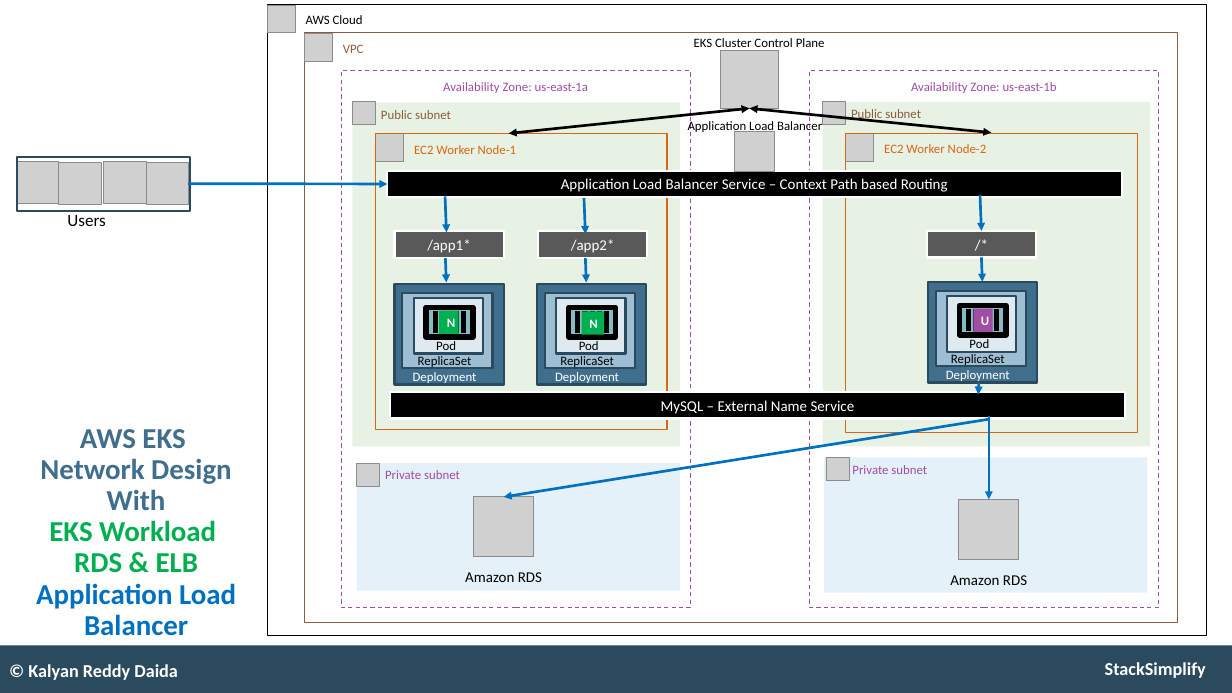
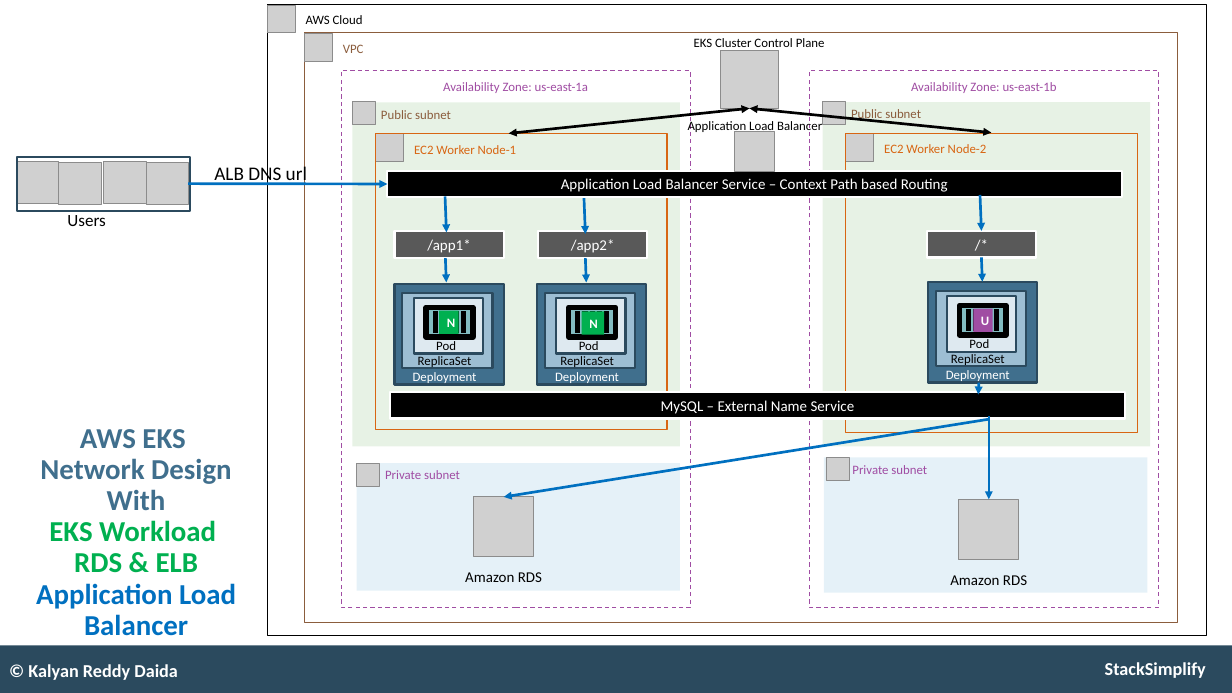
Before and after one commit to stacksimplify/aws-eks-kubernetes-masterclass, a slide deck: slide 74 of presentation/AWS-Fargate-and-EKS-Masterclass.pptx. Drawn at 1232x693 pixels with LibreOffice and Linux fonts; fonts in the diff are those of the drawing; grey boxes stand for pictures. Boxes give left, top, right and bottom in pixels: in the first picture for what was removed or moved away, otherwise in the second. Text is boxed around its words. In the diff, an @@ line names an element or a change of style, - is before the commit and + after.

```diff
--- a/presentation/AWS-Fargate-and-EKS-Masterclass.pptx
+++ b/presentation/AWS-Fargate-and-EKS-Masterclass.pptx
@@ text added at [214,164,307,185], 18 pt, text #000000 @@
+ALB DNS url
```
Also in this commit, not shown: 2 other slides changed, 2 slides added, 59 other files.
